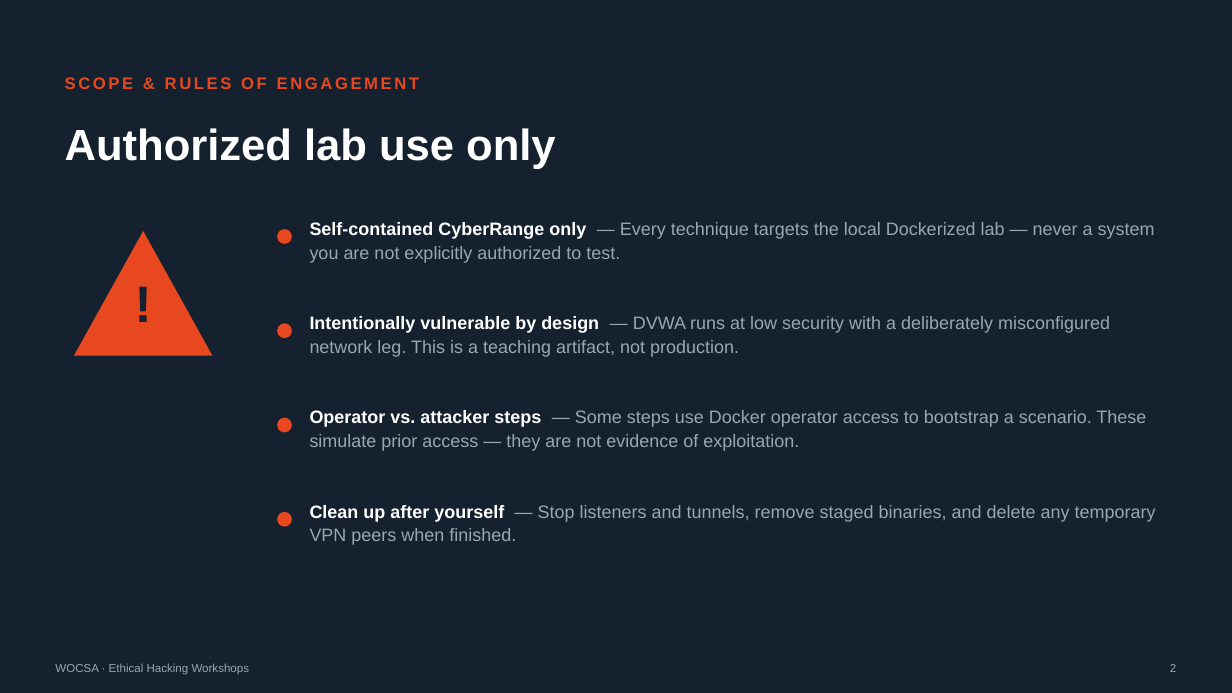
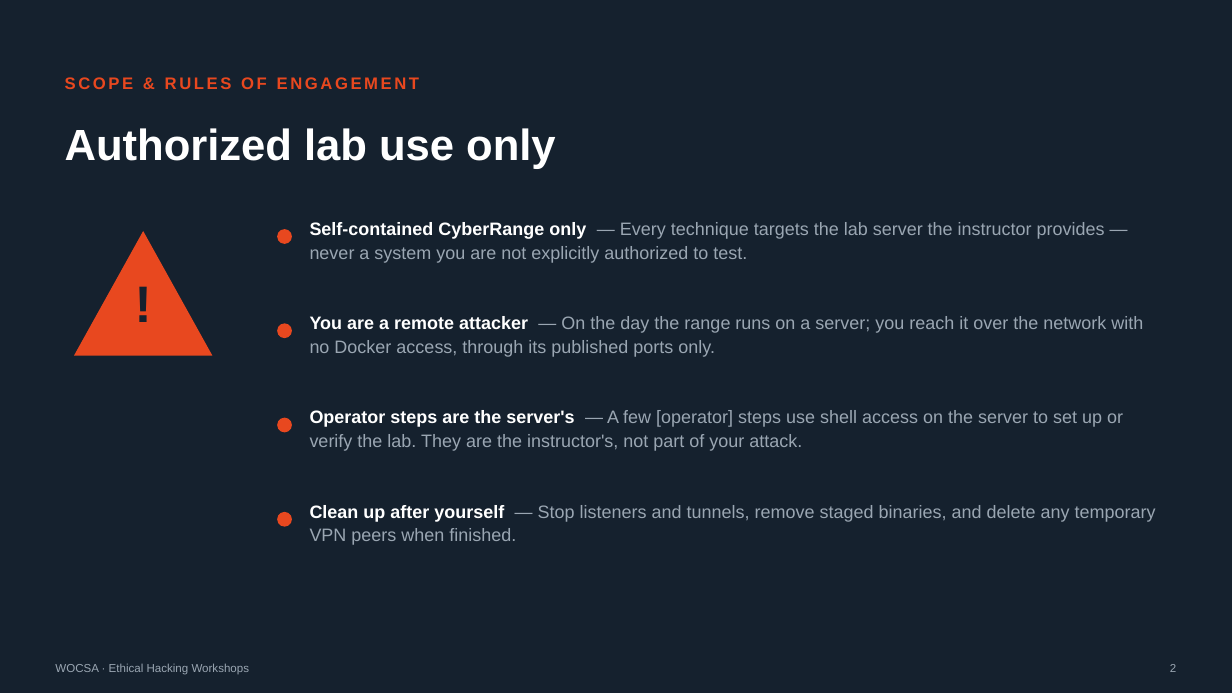
Before and after one commit to wocsa/WOCSA_Ethical_Hacking_Workshop, a slide deck: slide 2 of Network/Pivoting/WOCSA-Diapo_Pivoting_Lateral_Movement.pptx. Drawn at 1232x693 pixels with LibreOffice and Linux fonts; fonts in the diff are those of the drawing. Boxes give left, top, right and bottom in pixels: in the first picture for what was removed or moved away, otherwise in the second. Text is boxed around its words. In the diff, an @@ line names an element or a change of style, - is before the commit and + after.

```diff
--- a/Network/Pivoting/WOCSA-Diapo_Pivoting_Lateral_Movement.pptx
+++ b/Network/Pivoting/WOCSA-Diapo_Pivoting_Lateral_Movement.pptx
@@ text at [310, 222, 1105, 263]: text changed @@
-Self-contained CyberRange only — Every technique targets the local Dockerized lab — never a system you are not explicitly authorized to test.
+Self-contained CyberRange only — Every technique targets the lab server the instructor provides — never a system you are not explicitly authorized to test.
@@ text at [310, 316, 1143, 357]: text changed @@
-Intentionally vulnerable by design — DVWA runs at low security with a deliberately misconfigured network leg. This is a teaching artifact, not production.
+You are a remote attacker — On the day the range runs on a server; you reach it over the network with no Docker access, through its published ports only.
@@ text at [310, 410, 1123, 451]: text changed @@
-Operator vs. attacker steps — Some steps use Docker operator access to bootstrap a scenario. These simulate prior access — they are not evidence of exploitation.
+Operator steps are the server's — A few [operator] steps use shell access on the server to set up or verify the lab. They are the instructor's, not part of your attack.
```
Also in this commit, not shown: 10 other slides changed, 4 slides added, 3 slides removed.
